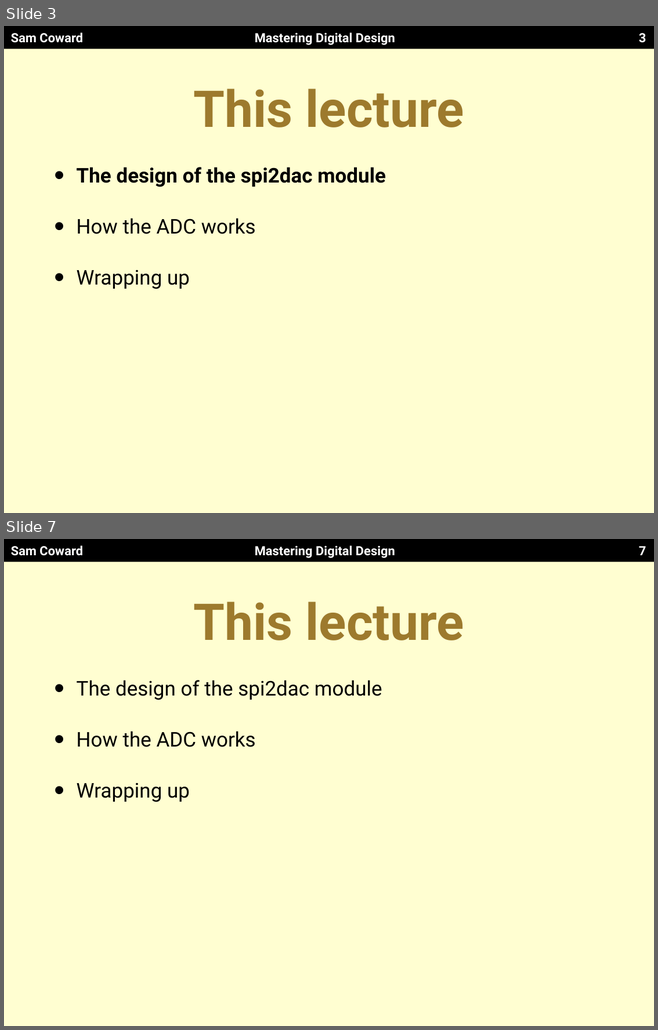
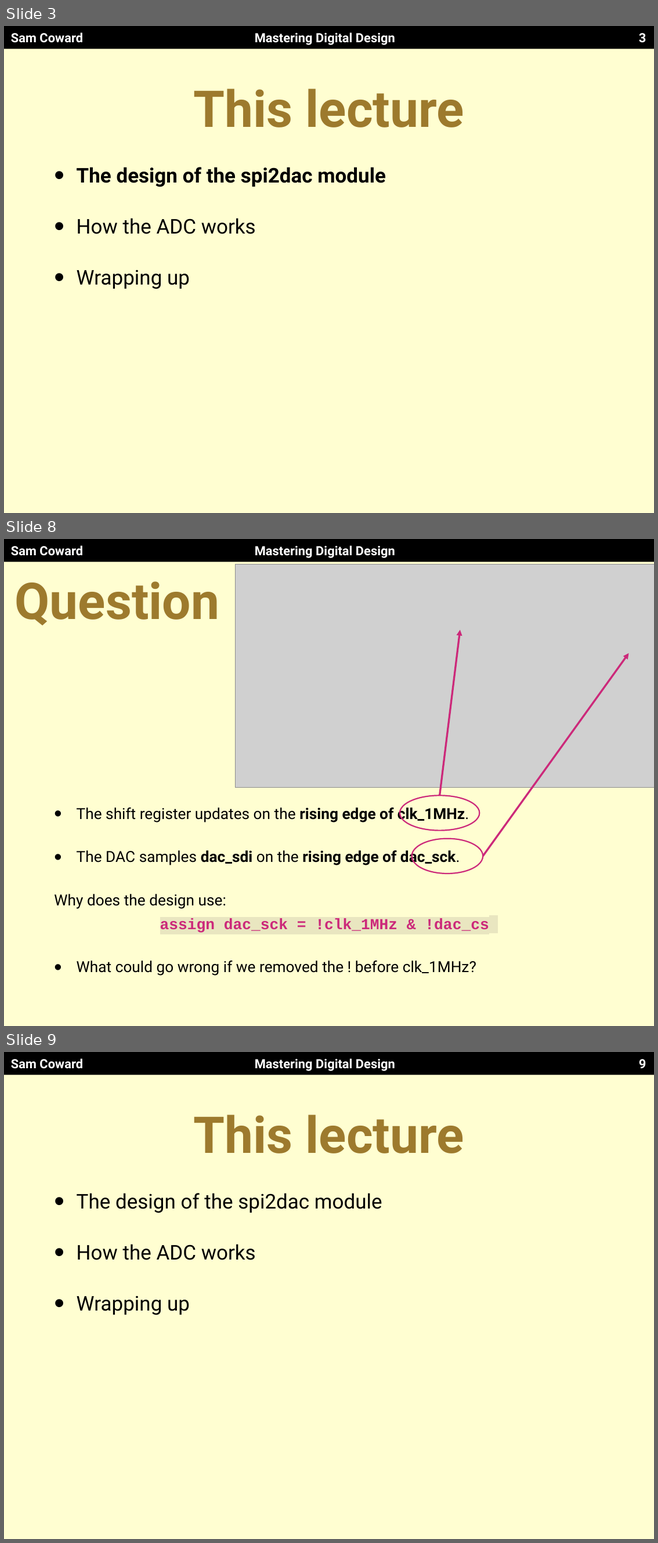
Before and after one commit to Mastering-Digital-Design/Lab-Module, a slide deck: lectures/lecture4.pptx. Shown one above the other, each under a label of ours: slides 3 and 7 before the commit, slides 3, 8 and 9 after it; the slides between them are not shown. The pictures are 658x1030 and 658x1543 pixels, drawn with LibreOffice and Linux fonts; fonts in the diff are those of the drawing; grey boxes stand for pictures. Boxes give left, top, right and bottom in pixels: in the first picture for what was removed or moved away, otherwise in the second. Text is boxed around its words. In the diff, an @@ line names an element or a change of style, - is before the commit and + after.

```diff
--- a/lectures/lecture4.pptx
+++ b/lectures/lecture4.pptx
@@ slide 8 added at box(4, 539, 654, 1026), background #FFFED1; not listed: 3 template elements that a slide beside it also shows @@
@@ picture added at box(235, 564, 654, 787) @@
@@ title added at box(15, 581, 220, 625), 80 pt, text #9D7A2D, bold @@
+Question
@@ arrow added from (440, 796) to (460, 630), #CC297A 3 pt @@
@@ arrow added from (482, 856) to (629, 653), #CC297A 3 pt @@
@@ ellipse added at box(400, 796, 479, 831), outline #CC297A 2 pt @@
@@ text added at box(54, 805, 488, 976), 24 pt, text #000000 @@
+• The shift register updates on the rising edge of clk_1MHz.
+• The DAC samples dac_sdi on the rising edge of dac_sck.
+Why does the design use:
+assign dac_sck = !clk_1MHz & !dac_cs
+• What could go wrong if we removed the ! before clk_1MHz?
@@ ellipse added at box(412, 839, 482, 874), outline #CC297A 2 pt @@
@@ what was slide 7 is now slide 9 @@
@@ page number at box(639, 1059, 646, 1068): text changed @@
-7
+9
```
Also in this commit, not shown: 7 slides changed, 9 other slides added.
